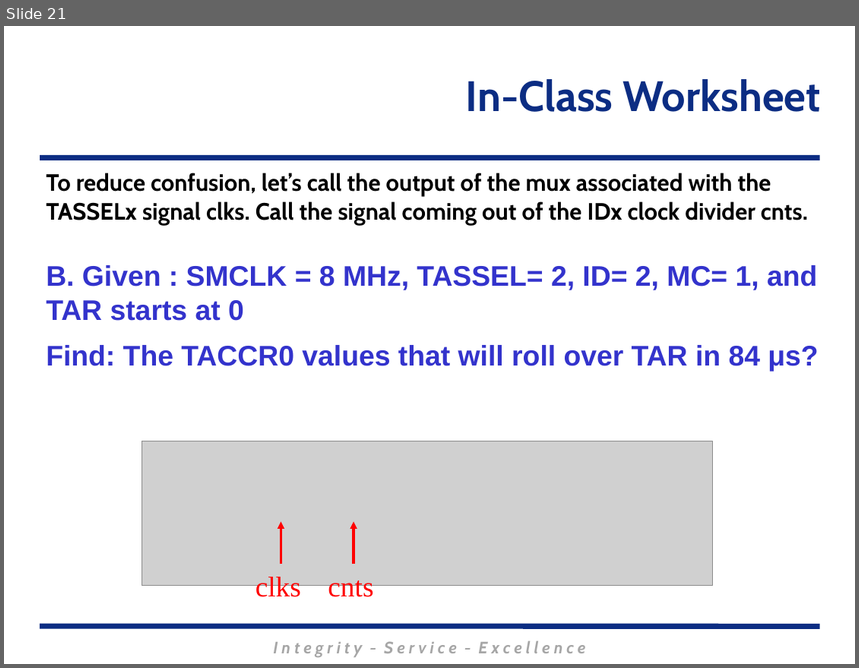
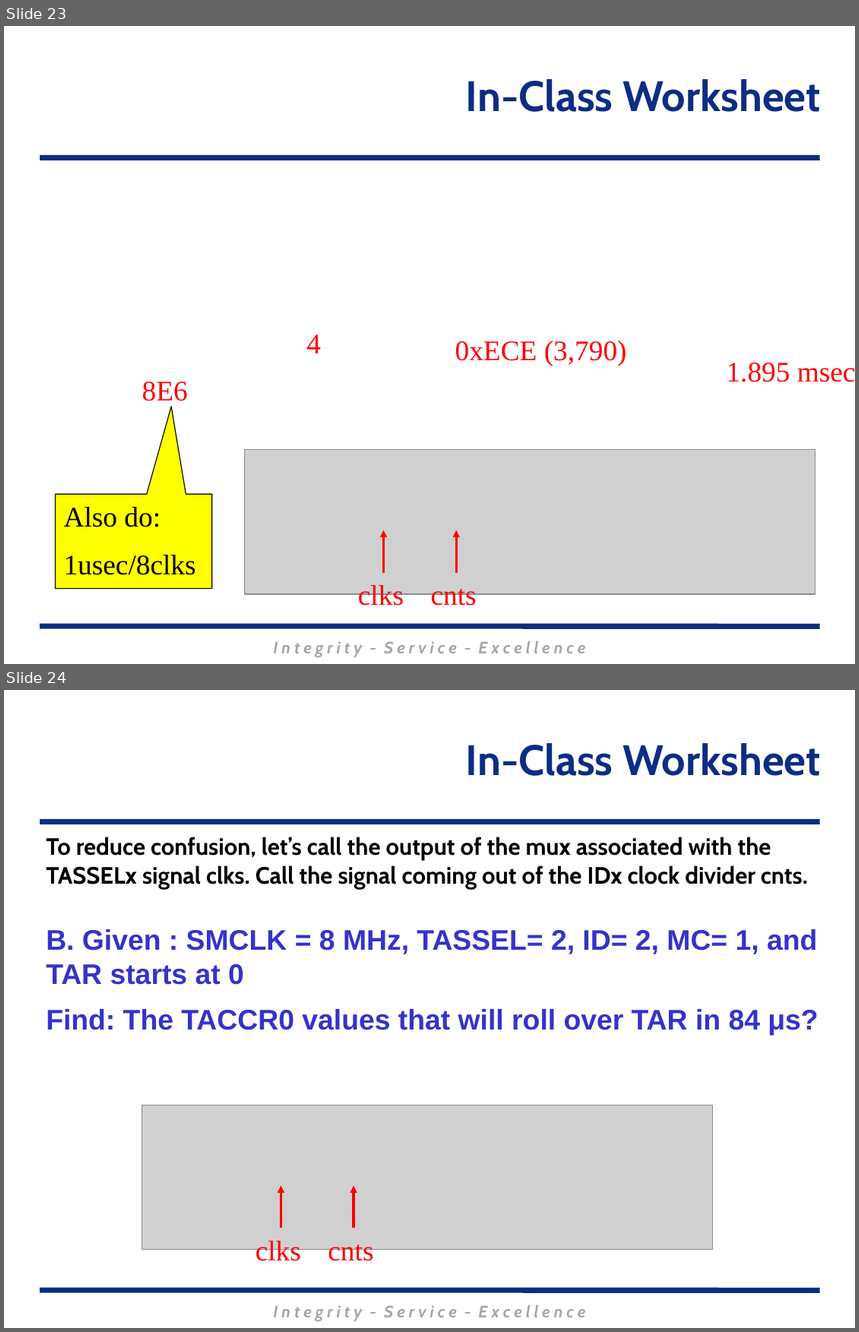
Before and after one commit to MarsUniversity/ECE382, a slide deck: source/lessons/lsn26-27/Lsn26-27.pptx. Shown one above the other, each under a label of ours: slide 21 before the commit, slides 23 and 24 after it. The pictures are 859x668 and 859x1332 pixels, drawn with LibreOffice and Linux fonts; fonts in the diff are those of the drawing; grey boxes stand for pictures; background and template pictures are left out. Boxes give left, top, right and bottom in pixels: in the first picture for what was removed or moved away, otherwise in the second. Text is boxed around its words. In the diff, an @@ line names an element or a change of style, - is before the commit and + after.

```diff
--- a/source/lessons/lsn26-27/Lsn26-27.pptx
+++ b/source/lessons/lsn26-27/Lsn26-27.pptx
@@ slide 23 added at (x1=4, y1=26, x2=855, y2=664), background #FFFFFF; not listed: 3 template elements that a slide beside it also shows @@
@@ title added at (x1=466, y1=79, x2=821, y2=112), 36 pt, text #0C2D83, bold @@
+In-Class Worksheet
@@ text added at (x1=306, y1=335, x2=321, y2=354), 24 pt, text #FF0000 @@
+4
@@ text added at (x1=455, y1=341, x2=627, y2=366), 24 pt, text #FF0000 @@
+0xECE (3,790)
@@ text added at (x1=727, y1=363, x2=855, y2=382), 24 pt, text #FF0000 @@
+1.895 msec
@@ text added at (x1=142, y1=382, x2=188, y2=401), 24 pt, text #FF0000 @@
+8E6
@@ picture added at (x1=245, y1=450, x2=816, y2=594) @@
@@ speech box added at (x1=55, y1=494, x2=211, y2=588), fill #FFFF00, outline #000000 0.75 pt, 24 pt, text #000000 @@
+Also do:
+1usec/8clks
@@ arrow added from (384, 573) to (384, 531), #FF0000 2 pt @@
@@ arrow added from (456, 573) to (456, 531), #FF0000 2 pt @@
@@ text added at (x1=358, y1=583, x2=404, y2=610), 24 pt, text #FF0000 @@
+clks
@@ text added at (x1=431, y1=583, x2=477, y2=610), 24 pt, text #FF0000 @@
+cnts
@@ what was slide 21 is now slide 24 @@
```
Also in this commit, not shown: 4 slides changed, 3 other slides added, 1 slide removed, 3 other files.
